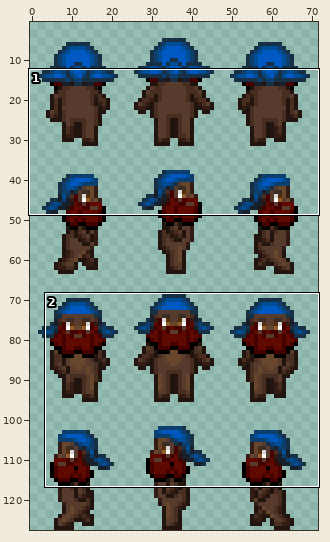
Sprite sheet -- collection/cabbit-diamonddmgirl/sprite/people/PNG/24x32/townfolk-bearded_man-001-black.png. The picture above shows the old version from afar; the outline marks the close-up.
Close-up. First the earlier version:
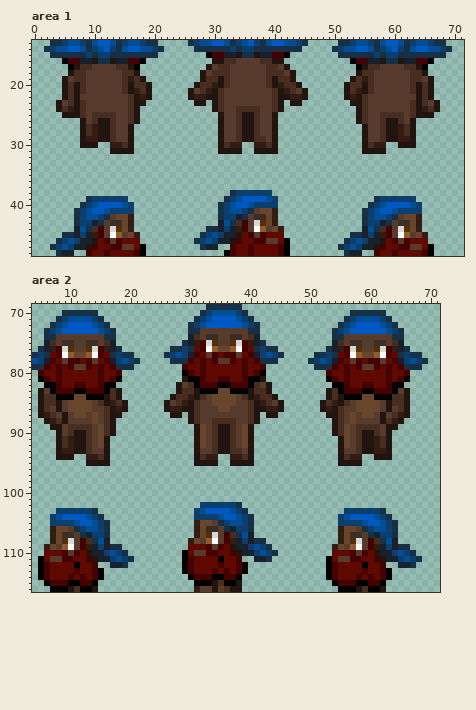
The file is 72x128 pixels. Shown: area 1: x 0..71, y 13..48; area 2: x 4..71, y 69..116. The wide view leaves out empty margins.
After the commit:
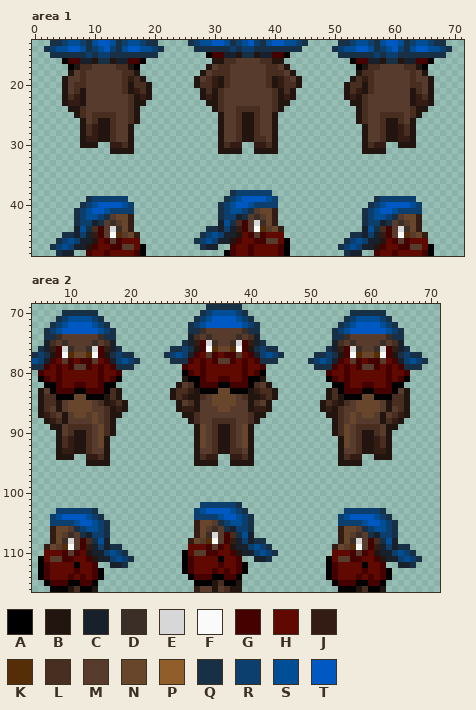
Palette (. is transparent): A #000000  B #221510  C #18202b  D #3a2e27  E #d7d7d7  F #fafafa  G #450000  H #5f0900  J #321c14  K #552d06  L #472e20  M #573b2d  N #67462b  P #915d2a  Q #183045  R #0c3f6e  S #004e96  T #0058c3
Author's note on the commit: Use "tough" body for townfolk-bearded_man sprites
Changes in this commit:
{"where": "area 1"}
{"y":18,"x":7,"old":"L","new":"M"}
{"y":18,"x":64,"old":"L","new":"M"}
{"y":19,"x":7,"old":"L","new":"M"}
{"y":19,"x":27,"old":".B","new":"BM"}
{"y":19,"x":30,"old":"L","new":"J"}
{"y":19,"x":41,"old":"L","new":"J"}
{"y":19,"x":43,"old":"B.","new":"MB"}
{"y":19,"x":64,"old":"L","new":"M"}
{"y":20,"x":6,"old":"LB","new":"ML"}
{"y":20,"x":64,"old":"BL","new":"LM"}
{"y":21,"x":6,"old":"LBL","new":"MLB"}
{"y":21,"x":26,"old":"BMLJ","new":"..BL"}
{"y":21,"x":42,"old":"JLMB","new":"LB.."}
{"y":21,"x":63,"old":"LBL","new":"BLM"}
{"y":22,"x":7,"old":"BM","new":"JB"}
{"y":22,"x":26,"old":"BJJB","new":"..BJ"}
{"y":22,"x":42,"old":"BJJB","new":"JB.."}
{"y":22,"x":63,"old":"MB","new":"BJ"}
{"y":23,"x":4,"old":"BMLBL","new":".BJJB"}
{"y":23,"x":27,"old":"BB.","new":"..B"}
{"y":23,"x":42,"old":".BB","new":"B.."}
{"y":23,"x":63,"old":"LBLMB","new":"BJJB."}
{"y":24,"x":4,"old":"BLJ","new":"..B"}
{"y":24,"x":65,"old":"JLB","new":"B.."}
{"y":25,"x":5,"old":"BB","new":".."}
{"y":25,"x":65,"old":"BB","new":".."}
{"y":42,"x":38,"old":"D","new":"M"}
{"y":43,"x":14,"old":"D","new":"M"}
{"y":43,"x":38,"old":"K","new":"D"}
{"y":43,"x":62,"old":"D","new":"M"}
{"y":44,"x":14,"old":"K","new":"D"}
{"y":44,"x":38,"old":"P","new":"K"}
{"y":44,"x":62,"old":"K","new":"D"}
{"y":45,"x":14,"old":"P","new":"K"}
{"y":45,"x":62,"old":"P","new":"K"}
{"where": "area 2"}
{"y":73,"x":32,"old":"M","new":"D"}
{"y":73,"x":39,"old":"M","new":"D"}
{"y":74,"x":8,"old":"M","new":"D"}
{"y":74,"x":15,"old":"M","new":"D"}
{"y":74,"x":34,"old":"D","new":"M"}
{"y":74,"x":37,"old":"D","new":"M"}
{"y":74,"x":56,"old":"M","new":"D"}
{"y":74,"x":63,"old":"M","new":"D"}
{"y":75,"x":10,"old":"D","new":"M"}
{"y":75,"x":13,"old":"D","new":"M"}
{"y":75,"x":34,"old":"K","new":"D"}
{"y":75,"x":37,"old":"K","new":"D"}
{"y":75,"x":58,"old":"D","new":"M"}
{"y":75,"x":61,"old":"D","new":"M"}
{"y":76,"x":10,"old":"K","new":"D"}
{"y":76,"x":13,"old":"K","new":"D"}
{"y":76,"x":31,"old":"H","new":"B"}
{"y":76,"x":34,"old":"P","new":"K"}
{"y":76,"x":37,"old":"P","new":"K"}
{"y":76,"x":40,"old":"H","new":"B"}
{"y":76,"x":58,"old":"K","new":"D"}
{"y":76,"x":61,"old":"K","new":"D"}
{"y":77,"x":7,"old":"H","new":"B"}
{"y":77,"x":10,"old":"P","new":"K"}
{"y":77,"x":13,"old":"P","new":"K"}
{"y":77,"x":16,"old":"H","new":"B"}
{"y":77,"x":55,"old":"H","new":"B"}
{"y":77,"x":58,"old":"P","new":"K"}
{"y":77,"x":61,"old":"P","new":"K"}
{"y":77,"x":64,"old":"H","new":"B"}
{"y":78,"x":11,"old":"GH","new":"HG"}
{"y":83,"x":27,"old":".B","new":"BL"}
{"y":83,"x":30,"old":"L","new":"J"}
{"y":83,"x":41,"old":"L","new":"J"}
{"y":83,"x":43,"old":"B.","new":"LB"}
{"y":84,"x":29,"old":"LJ","new":"JB"}
{"y":84,"x":41,"old":"JL","new":"BJ"}
{"y":85,"x":26,"old":"BMLJBL","new":"..BMLB"}
{"y":85,"x":40,"old":"LBJLMB","new":"BLMB.."}
{"y":86,"x":26,"old":"BJJBBL","new":"..BJJB"}
{"y":86,"x":40,"old":"LBBJJB","new":"BJJB.."}
{"y":87,"x":27,"old":"BB.","new":"..B"}
{"y":87,"x":42,"old":".BB","new":"B.."}
{"y":106,"x":33,"old":"D","new":"M"}
{"y":107,"x":9,"old":"D","new":"M"}
{"y":107,"x":33,"old":"K","new":"D"}
{"y":107,"x":57,"old":"D","new":"M"}
{"y":108,"x":9,"old":"K","new":"D"}
{"y":108,"x":33,"old":"P","new":"K"}
{"y":108,"x":57,"old":"K","new":"D"}
{"y":109,"x":9,"old":"P","new":"K"}
{"y":109,"x":57,"old":"P","new":"K"}
